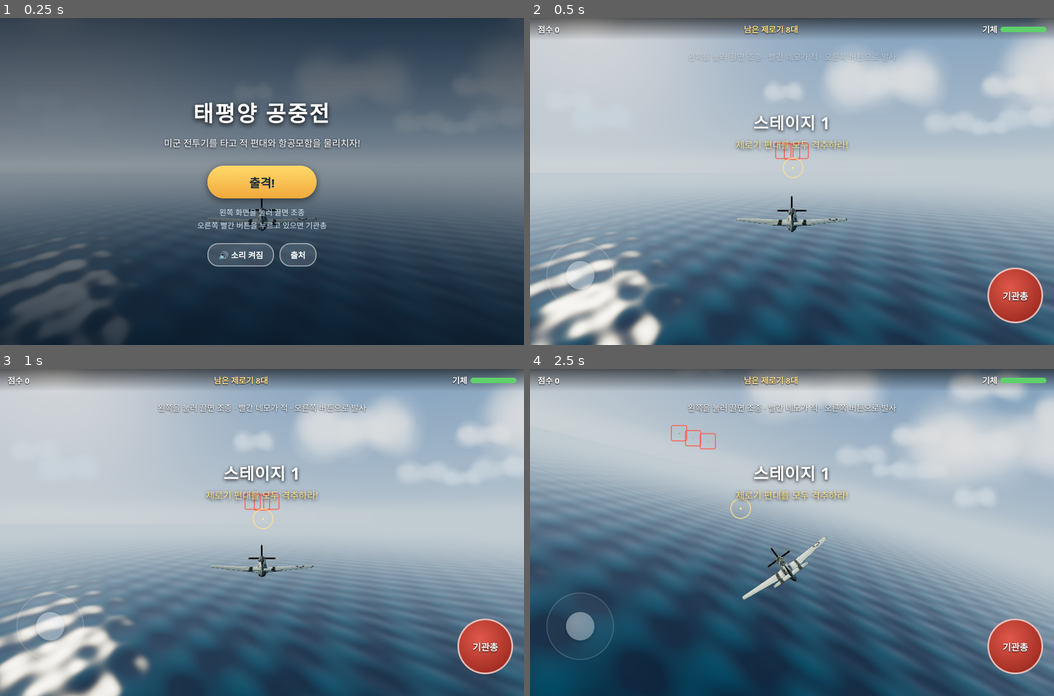
Above: before the commit, frames 1-4 (two rows, left to right).
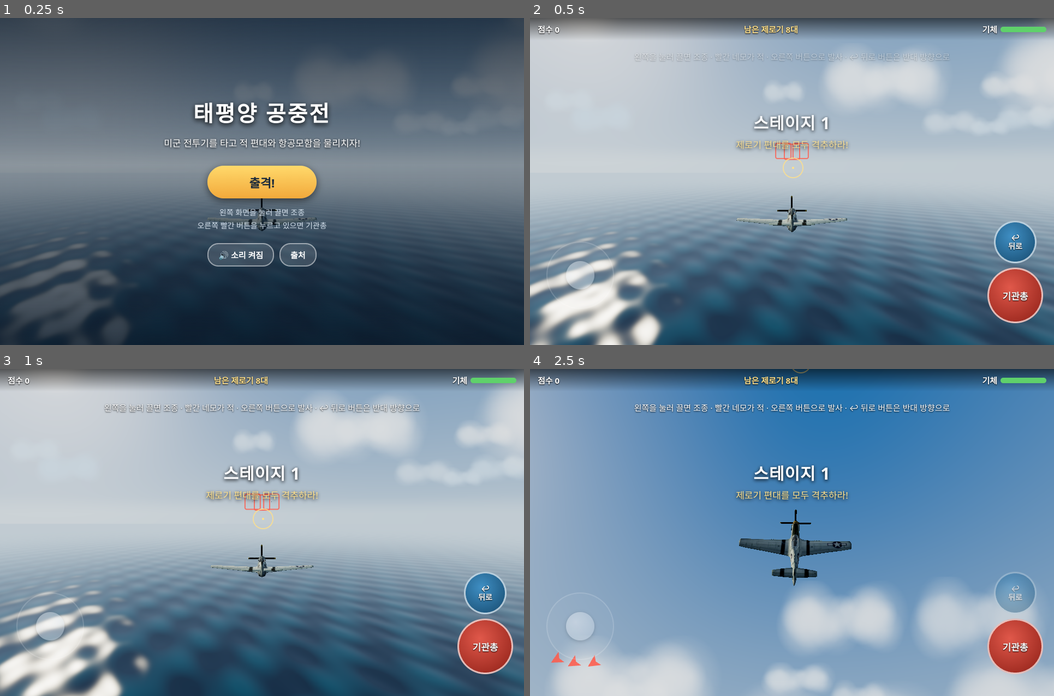
Above: after the commit, the same moments.

Repository: gamjagf/pacific-air-war
Game: browser game, page index.html
Two runs of this game, one before a commit and one after it. Both use one fixed random seed, a clock stepped at 60 frames per second and the inputs below.
Inputs (mouse positions are in pixels of both pictures, inside the frame that each line leads up to):
- Up to frame 1 (0.25 s): no input
- Up to frame 2 (0.5 s): click (792, 181) at 0.27 s
- Up to frame 3 (1 s): no input
- Up to frame 4 (2.5 s): hold Right 1.03-1.53 s; tap Space at 1.1, 1.6, 2.1 s; hold Down 1.58-1.85 s; hold Left 1.9-2.47 s; click (1017, 591) at 2.02 s, where only the run after the commit has a clickable "↩ 뒤로"

Frame 1 is identical in both runs. In frame 2, 1.1% of the frame differs, in the area x 20-97%, y 10-75%; in frame 3, 1.7%; in frame 4, 95%, in the area x 0-100%, y 0-100%.

Commit message:
Add U-turn button (Immelmann / split-S)
One press flips the plane to face the opposite direction in about 1.5s.
Q key on keyboard. 1.2s cooldown, button dims while waiting.

Co-Authored-By: Claude Opus 5.5 <noreply@anthropic.com>

Diff:
--- a/index.html
+++ b/index.html
@@ -50,6 +50,11 @@
   #btnBomb { right: calc(124px + env(safe-area-inset-right)); bottom: calc(26px + env(safe-area-inset-bottom));
     width: 70px; height: 70px; font-size: 15px; background: radial-gradient(circle at 40% 35%, #5c6d7c, #26323d); }
   #btnBomb.wait { opacity: .45; }
+  /* 뒤로 돌기: 기관총 버튼 바로 위 */
+  #btnTurn { right: calc(32px + env(safe-area-inset-right)); bottom: calc(150px + env(safe-area-inset-bottom));
+    width: 72px; height: 72px; font-size: 14px; line-height: 1.15; text-align: center;
+    background: radial-gradient(circle at 40% 35%, #3f8fc4, #164a6e); }
+  #btnTurn.wait { opacity: .45; }
   #crosshair { position: fixed; left: 50%; top: 42%; width: 34px; height: 34px; margin: -17px 0 0 -17px; z-index: 4;
     pointer-events: none; border: 2px solid #ffe08acc; border-radius: 50%; }
   #crosshair::after { content: ''; position: absolute; left: 50%; top: 50%; width: 4px; height: 4px; margin: -2px 0 0 -2px;
@@ -147,7 +152,8 @@
 <div id="stick" hidden><i></i></div>
 <div id="btnGun" class="btn" hidden>기관총</div>
 <div id="btnBomb" class="btn" hidden>폭탄</div>
-<div id="hint" class="off">왼쪽을 눌러 끌면 조종 · 빨간 네모가 적 · 오른쪽 버튼으로 발사</div>
+<div id="btnTurn" class="btn" hidden>↩<br>뒤로</div>
+<div id="hint" class="off">왼쪽을 눌러 끌면 조종 · 빨간 네모가 적 · 오른쪽 버튼으로 발사 · ↩ 뒤로 버튼은 반대 방향으로</div>
 <div id="banner"><b></b><span></span></div>
 <div id="title" class="screen" hidden>
   <h1>태평양 공중전</h1>
--- a/js/controls.js
+++ b/js/controls.js
@@ -1,7 +1,7 @@
 // 스마트폰 터치 조작
 // - 화면 왼쪽 절반 아무 곳이나 누르면 그 자리에 조이스틱이 생기고, 끌면 방향이 정해짐
-// - 오른쪽 아래: 기관총(누르고 있으면 계속 발사), 폭탄(한 번 누르면 한 발)
-// - 컴퓨터 시험용 키보드: 방향키/WASD = 조종, 스페이스 = 기관총, B = 폭탄
+// - 오른쪽 아래: 기관총(누르고 있으면 계속 발사), 폭탄(한 번 누르면 한 발), 뒤로 돌기(한 번 누르면 공중제비로 반대 방향)
+// - 컴퓨터 시험용 키보드: 방향키/WASD = 조종, 스페이스 = 기관총, B = 폭탄, Q = 뒤로 돌기
 // 손가락 여러 개를 동시에 써도 되도록 손가락 번호(pointerId)별로 따로 기억함
 
 const RADIUS = 60; // 조이스틱이 움직이는 최대 거리(px)
@@ -11,6 +11,7 @@
     x: 0, y: 0,          // 조이스틱 -1~1 (x: 오른쪽 +, y: 위쪽 +)
     fire: false,         // 기관총 버튼을 누르고 있는지
     bombQueued: false,   // 폭탄 버튼을 눌렀는지 (게임이 한 번 읽으면 꺼짐)
+    turnQueued: false,   // 뒤로 돌기 버튼을 눌렀는지
     enabled: true,
   };
 
@@ -18,6 +19,7 @@
   const knob = stick.querySelector('i');
   const btnGun = document.getElementById('btnGun');
   const btnBomb = document.getElementById('btnBomb');
+  const btnTurn = document.getElementById('btnTurn');
 
   // ---------- 조이스틱 ----------
   let stickId = null, cx = 0, cy = 0;
@@ -80,6 +82,7 @@
   }
   holdButton(btnGun, () => { state.fire = true; }, () => { state.fire = false; });
   holdButton(btnBomb, () => { state.bombQueued = true; }, () => {});
+  holdButton(btnTurn, () => { state.turnQueued = true; }, () => {});
 
   // ---------- 키보드 (컴퓨터에서 시험할 때) ----------
   const keys = new Set();
@@ -94,6 +97,7 @@
     keys.add(e.code);
     if (e.code === 'Space') { state.fire = true; btnGun.classList.add('on'); }
     if (e.code === 'KeyB') { state.bombQueued = true; }
+    if (e.code === 'KeyQ') { state.turnQueued = true; }
     keyAxis();
   });
   window.addEventListener('keyup', e => {
@@ -105,7 +109,7 @@
   // 앱을 내리거나 다른 창으로 가면 누르던 것을 모두 놓음 (버튼이 눌린 채로 남지 않게)
   const resetAll = () => {
     keys.clear(); releaseStick(); state.fire = false;
-    btnGun.classList.remove('on'); btnBomb.classList.remove('on');
+    btnGun.classList.remove('on'); btnBomb.classList.remove('on'); btnTurn.classList.remove('on');
   };
   window.addEventListener('blur', resetAll);
   document.addEventListener('visibilitychange', () => { if (document.hidden) resetAll(); });
@@ -113,6 +117,7 @@
   // 폭탄 요청을 한 번 꺼내 쓰기
   state.takeBomb = () => { const b = state.bombQueued; state.bombQueued = false; return b; };
   // 스테이지가 끝나거나 다시 시작할 때 누르던 것을 모두 놓음
-  state.reset = () => { resetAll(); state.bombQueued = false; };
+  state.takeTurn = () => { const b = state.turnQueued; state.turnQueued = false; return b; };
+  state.reset = () => { resetAll(); state.bombQueued = false; state.turnQueued = false; };
   return state;
 }
--- a/js/main.js
+++ b/js/main.js
@@ -41,7 +41,7 @@
   window.__audio = audio; // 시험할 때 확인용
   const ctl = createControls();
   ctl.enabled = false;
-  const IDLE = { x: 0, y: 0, fire: false, takeBomb: () => false }; // 시작·결과 화면에서는 저절로 날기
+  const IDLE = { x: 0, y: 0, fire: false, takeBomb: () => false, takeTurn: () => false }; // 시작·결과 화면에서는 저절로 날기
   const NONE = [];
   const effects = createEffects(scene);
   const weapons = createWeapons(scene);
@@ -189,6 +189,7 @@
       ui.markers(camera, targets, weapons.lockTarget);
       ui.setGoal(game.stage.goalText());
       ui.bombReady(weapons.bombReady());
+      ui.turnReady(player.turnReady());
       // 많이 다치면 꼬리에서 연기
       if (game.hp < 40 && (game.smokeT -= dt) <= 0) {
         game.smokeT = 0.08;
--- a/js/player.js
+++ b/js/player.js
@@ -10,6 +10,12 @@
 const MAX_PITCH = 0.95;    // 최대 상승·하강 각 (약 55도)
 const MIN_ALT = 45, MAX_ALT = 1300;
 const ARENA = 2300;        // 이 거리보다 멀리 가면 부드럽게 가운데로 돌려 줌
+// 뒤로 돌기(임멜만 턴): 위로 반 바퀴 공중제비 → 반 바퀴 굴러 바로 서기 = 반대 방향
+const LOOP_TIME = 1.0;     // 공중제비 반 바퀴 시간(초)
+const ROLL_TIME = 0.5;     // 뒤집힌 상태에서 바로 서는 시간(초)
+const TURN_COOL = 1.2;     // 끝난 뒤 다시 쓸 수 있을 때까지(초)
+const HIGH_ALT = 950;      // 이보다 높으면 아래로 공중제비(스플릿 S)
+const ease = t => t * t * (3 - 2 * t);
 
 export function createPlayer(mesh) {
   const forward = new THREE.Vector3();
@@ -19,15 +25,27 @@
     yaw: 0, pitch: 0, roll: 0,
     velocity: new THREE.Vector3(),
     forward,
+    maneuver: null,        // 뒤로 돌기 중이면 { t, dir }
+    turnCool: 0,
     get position() { return mesh.position; },
+    turnReady: () => !p.maneuver && p.turnCool <= 0,
 
     reset(x = 0, y = 220, z = 900, yaw = 0) {
       mesh.position.set(x, y, z);
       p.yaw = yaw; p.pitch = 0; p.roll = 0;
+      p.maneuver = null; p.turnCool = 0;
       apply();
     },
 
     update(dt, ctl) {
+      p.turnCool = Math.max(0, p.turnCool - dt);
+      if (ctl.takeTurn?.() && p.turnReady()) {
+        // 높이 떠 있으면 아래로, 아니면 위로 공중제비
+        p.maneuver = { t: 0, dir: mesh.position.y > HIGH_ALT ? -1 : 1 };
+        p.pitch = 0;
+      }
+      if (p.maneuver) { doManeuver(dt); return; }
+
       // 1) 기울기: 조이스틱 좌우를 따라가고, 놓으면 수평으로
       const targetRoll = -ctl.x * MAX_BANK;
       p.roll += (targetRoll - p.roll) * Math.min(1, dt * ROLL_RATE);
@@ -68,6 +86,30 @@
     forward.set(0, 0, -1).applyQuaternion(mesh.quaternion);
   }
 
+  // 뒤로 돌기: 조이스틱은 잠깐 무시하고 정해진 동작을 함 (기관총은 그대로 쏠 수 있음)
+  function doManeuver(dt) {
+    const m = p.maneuver;
+    m.t += dt;
+    const a = Math.min(1, m.t / LOOP_TIME);                         // 공중제비 진행
+    const b = Math.max(0, Math.min(1, (m.t - LOOP_TIME) / ROLL_TIME)); // 바로 서기 진행
+    p.roll += (0 - p.roll) * Math.min(1, dt * 8);                   // 시작할 때 기울기는 얼른 펴기
+    const pitch = m.dir * Math.PI * ease(a);
+    const roll = p.roll + Math.PI * ease(b);
+    mesh.rotation.set(pitch, p.yaw, roll, 'YXZ');
+    mesh.updateMatrixWorld();
+    forward.set(0, 0, -1).applyQuaternion(mesh.quaternion);
+    p.velocity.copy(forward).multiplyScalar(p.speed);
+    mesh.position.addScaledVector(p.velocity, dt);
+    if (mesh.position.y < MIN_ALT) mesh.position.y = MIN_ALT;
+    if (b >= 1) {
+      // 끝: 반대 방향을 보고 바로 선 자세로 정리 (각도 숫자만 바꿔 적고 모양은 그대로)
+      p.yaw = Math.atan2(Math.sin(p.yaw + Math.PI), Math.cos(p.yaw + Math.PI));
+      p.pitch = 0; p.roll = 0;
+      p.maneuver = null; p.turnCool = TURN_COOL;
+      apply();
+    }
+  }
+
   return p;
 }
 
@@ -79,8 +121,13 @@
   update.snap = () => { first = true; }; // 다음 장면에서 카메라를 바로 제자리로 (스테이지 시작 때)
   return update;
   function update(dt, player) {
-    e.set(player.pitch * 0.85 - 0.07, player.yaw, player.roll * 0.3, 'YXZ');
-    q.setFromEuler(e);
+    if (player.maneuver) {
+      // 뒤로 돌기 중엔 비행기 자세를 그대로 따라가며 함께 공중제비 (안 그러면 카메라가 비행기를 놓침)
+      q.copy(player.mesh.quaternion);
+    } else {
+      e.set(player.pitch * 0.85 - 0.07, player.yaw, player.roll * 0.3, 'YXZ');
+      q.setFromEuler(e);
+    }
     goal.copy(offset.set(0, 4.2, 19).applyQuaternion(q)).add(player.position);
     if (first) { camera.position.copy(goal); camera.quaternion.copy(q); first = false; return; }
     const k = 1 - Math.exp(-dt * 7);
--- a/js/ui.js
+++ b/js/ui.js
@@ -6,7 +6,7 @@
   const hudTop = $('hudTop'), scoreEl = $('score'), goalEl = $('goal'), hpFill = $('hpbar').firstElementChild;
   const flashEl = $('flash'), bannerEl = $('banner'), titleEl = $('title'), resultEl = $('result');
   const crosshair = $('crosshair'), hint = $('hint'), marksBox = $('marks');
-  const stick = $('stick'), btnGun = $('btnGun'), btnBomb = $('btnBomb');
+  const stick = $('stick'), btnGun = $('btnGun'), btnBomb = $('btnBomb'), btnTurn = $('btnTurn');
 
   // 적 표시: 화면 안이면 네모, 화면 밖이면 가장자리 화살표
   const marks = Array.from({ length: 12 }, () => {
@@ -42,6 +42,7 @@
       stick.hidden = !on;
       btnGun.hidden = !on;
       btnBomb.hidden = !(on && bomb);
+      btnTurn.hidden = !on;
       crosshair.hidden = !on;
       clearTimeout(hintTimer);
       hint.classList.toggle('off', !on);
@@ -64,6 +65,7 @@
       if (f != null) bar.querySelector('i').style.width = (Math.max(0, f) * 100) + '%';
     },
     bombReady(ready) { btnBomb.classList.toggle('wait', !ready); },
+    turnReady(ready) { btnTurn.classList.toggle('wait', !ready); },
 
     // 화면 가운데 큰 안내 글 (몇 초 뒤 사라짐)
     banner(big, small = '', ms = 2800) {
